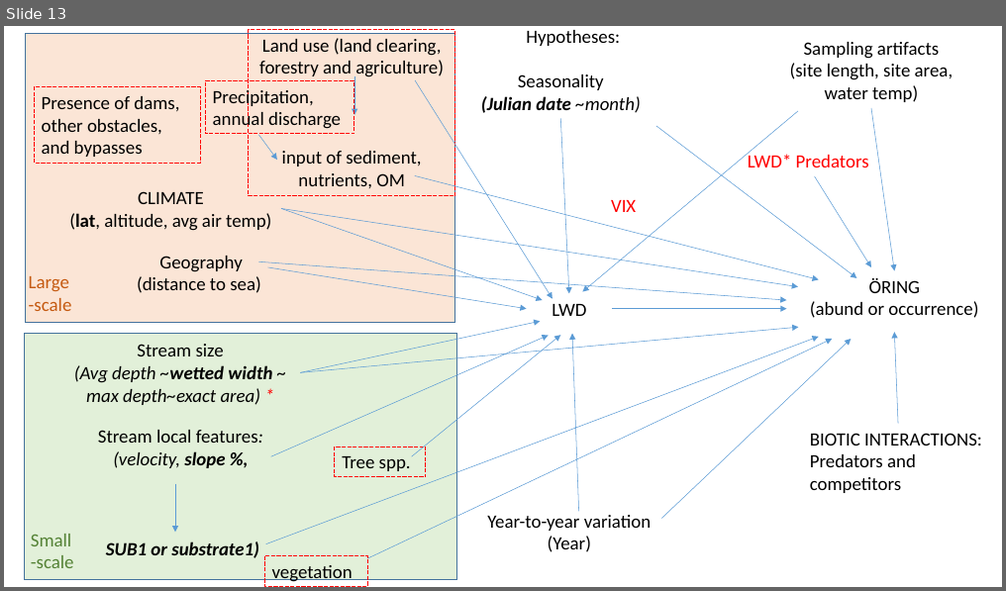
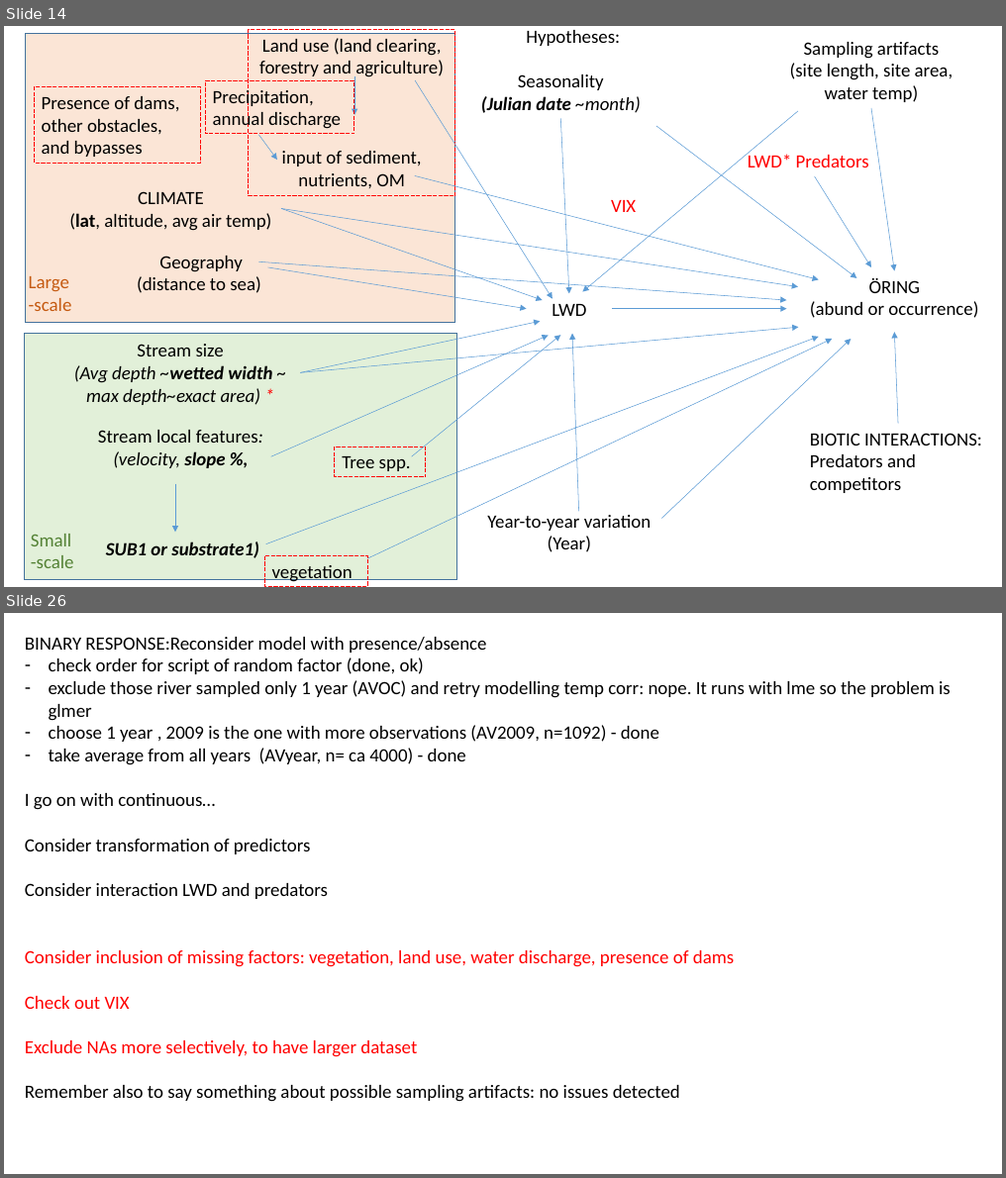
Before and after one commit to SerenaDonadi/Dod-ved, a slide deck: Electrofish data/LWD_analyses.pptx. Shown one above the other, each under a label of ours: slide 13 before the commit, slides 14 and 26 after it; the slides between them are not shown. The pictures are 1006x591 and 1006x1178 pixels, drawn with LibreOffice and Linux fonts; fonts in the diff are those of the drawing. Boxes give left, top, right and bottom in pixels: in the first picture for what was removed or moved away, otherwise in the second. Text is boxed around its words. In the diff, an @@ line names an element or a change of style, - is before the commit and + after.

Commit message:
more on SEM with binary öring and more on continuous öring

```diff
--- a/Electrofish data/LWD_analyses.pptx
+++ b/Electrofish data/LWD_analyses.pptx
@@ slide 26 added at bbox=[4, 613, 1002, 1174], background #FFFFFF @@
@@ text added at bbox=[25, 637, 950, 1102], 18 pt, text #000000 @@
+BINARY RESPONSE:Reconsider model with presence/absence
+– check order for script of random factor (done, ok)
+– exclude those river sampled only 1 year (AVOC) and retry modelling temp corr: nope. It runs with lme so the problem is glmer
+– choose 1 year , 2009 is the one with more observations (AV2009, n=1092) - done
+– take average from all years (AVyear, n= ca 4000) - done
+I go on with continuous…
+Consider transformation of predictors
+Consider interaction LWD and predators
+Consider inclusion of missing factors: vegetation, land use, water discharge, presence of dams
+Check out VIX
+Exclude NAs more selectively, to have larger dataset
+Remember also to say something about possible sampling artifacts: no issues detected
@@ what was slide 13 is now slide 14 @@
```
Also in this commit, not shown: 6 slides changed, 6 other slides added, 1 slide removed, 1 other file.
